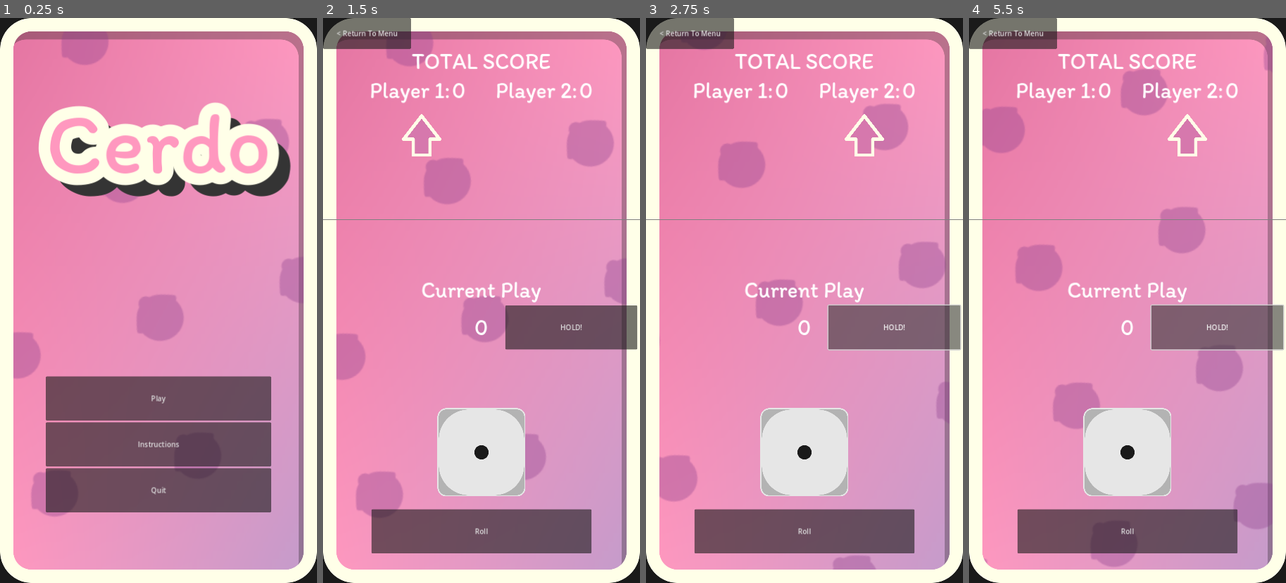
Above: before the commit, frames 1-4 (left to right).
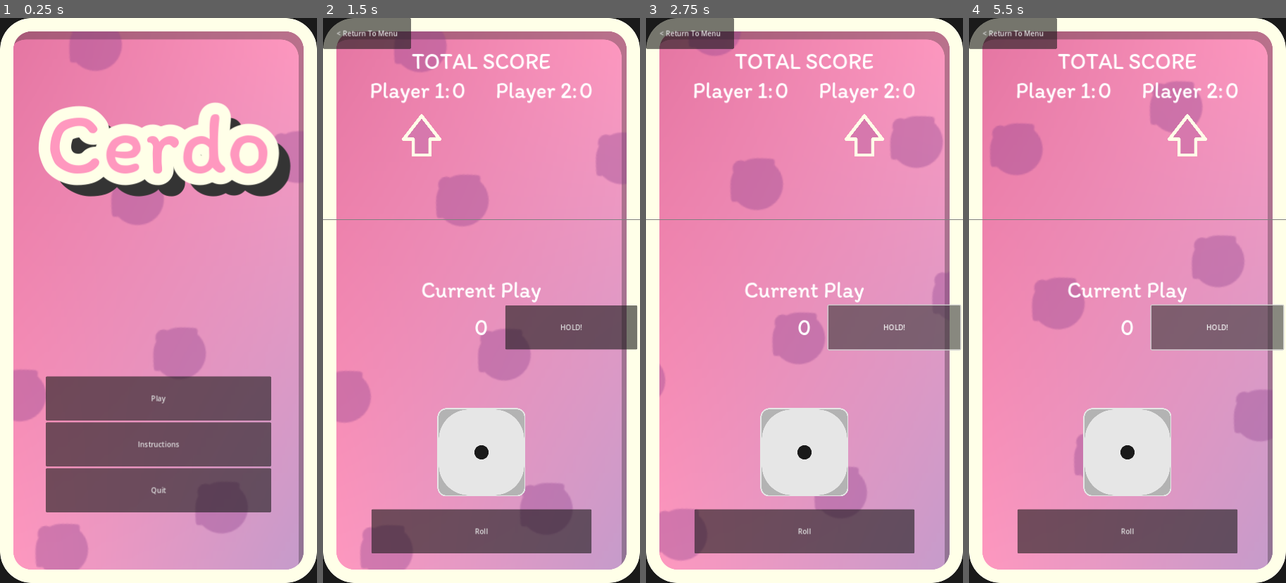
Above: after the commit, the same moments.

Repository: Ghigog/Cerdo
Game: Godot game, scene res://Scenes/app.tscn
Same seed, same stepped clock (60 frames per second), same inputs: the game is played once before the commit and once after it.
Inputs:
- Up to frame 1 (0.25 s): no input
- Up to frame 2 (1.5 s): click "Play" at 0.5 s; click "Play" at 1.25 s
- Up to frame 3 (2.75 s): click "HOLD!" at 2 s
- Up to frame 4 (5.5 s): click "Roll" at 2.75 s; click "HOLD!" at 3.5 s; click "Roll" at 4.25 s; click "HOLD!" at 5 s

The runs differ from the first frame. In frame 1, 6.9% of the frame differs, in the area x 4-95%, y 3-98%; in frame 2, 8.4%; in frame 3, 8.6%; in frame 4, 10%, in the area x 4-95%, y 5-97%.

Commit message:
Fixing CPUs

Diff:
--- a/Scenes/anim_background.tscn
+++ b/Scenes/anim_background.tscn
@@ -59,8 +59,8 @@
 anchors_preset = 15
 anchor_right = 1.0
 anchor_bottom = 1.0
-offset_right = 5400.0
-offset_bottom = 9600.0
+offset_right = 6120.0
+offset_bottom = 10880.0
 grow_horizontal = 2
 grow_vertical = 2
 scale = Vector2(0.5, 0.5)
--- a/Scenes/main.tscn
+++ b/Scenes/main.tscn
@@ -133,6 +133,7 @@
 text = "< Return To Menu"
 
 [node name="Timer" type="Timer" parent="CanvasLayer"]
+one_shot = true
 
 [connection signal="pressed" from="CanvasLayer/VBoxContainer/HBoxContainer2/HoldButton" to="." method="_on_hold_button_pressed"]
 [connection signal="pressed" from="CanvasLayer/VBoxContainer/RollButton" to="." method="_on_roll_button_pressed"]
--- a/Scripts/cpu/base_cpu.gd
+++ b/Scripts/cpu/base_cpu.gd
@@ -1,7 +1,7 @@
 class_name CPU
 extends Node
 
-enum DECISION {HOLD = 0, ROLL = 1}
+enum DECISION {HOLD, ROLL}
 
 func decide():
 	pass
--- a/Scripts/cpu/random_cpu.gd
+++ b/Scripts/cpu/random_cpu.gd
@@ -1,7 +1,9 @@
+class_name randomCPU
 extends CPU
 
 var random = RandomNumberGenerator.new()
 
 func decide():
 	var decision = random.randi_range(0, 1)
+	print("deciding to roll" if decision == 0 else "deciding to hold")
 	return DECISION.ROLL if decision == 0 else DECISION.HOLD
--- a/Scripts/main.gd
+++ b/Scripts/main.gd
@@ -53,6 +53,7 @@
 		current_score_label.text = str(current_score)
 
 func _on_hold_button_pressed():
+	print("cpu holding")
 	Global.player_scores[Global.turn] += current_score
 	refresh_score()
 	if Global.player_scores[Global.turn] >= 100:
@@ -68,10 +69,12 @@
 	current_score = 0
 	current_score_label.text = str(current_score)
 	var cpu_turn = (Global.second_player == 1) and (Global.turn == 1)
+	print("cpu_turn = ", cpu_turn)
 	roll_button.disabled = cpu_turn
 	hold_button.disabled = cpu_turn
 	refresh_turn()
 	if cpu_turn:
+		#print("cpu_turn")
 		cpu_play()
 
 func refresh_score():
@@ -87,17 +90,20 @@
 	)
 
 func cpu_play():
-	var cpu = cpu_personalities[Global.cpu_personality].new()
-	var decision = BaseCpu.DECISION.ROLL
+	print("cpu_play is being activated")
 	#while decision != BaseCpu.DECISION.HOLD and Global.turn == 1:
 	if Global.turn == 1:
-		print("Lets roll" if decision == BaseCpu.DECISION.ROLL else "I will hold")
-		if decision == BaseCpu.DECISION.HOLD:
+		var cpu = cpu_personalities[Global.cpu_personality].new()
+		var decision = cpu.decide()
+		print("Lets roll" if decision == cpu.DECISION.ROLL else "I will hold")
+		if decision == cpu.DECISION.HOLD:
 			_on_hold_button_pressed()
 		else:
 			_on_roll_button_pressed()
-		decision = cpu.decide()
-		timer.start(2)
+			if Global.turn == 1:
+				timer.start(2)
+		#decision = cpu.decide()
+
 
 func _on_timer_timeout():
 	cpu_play()
